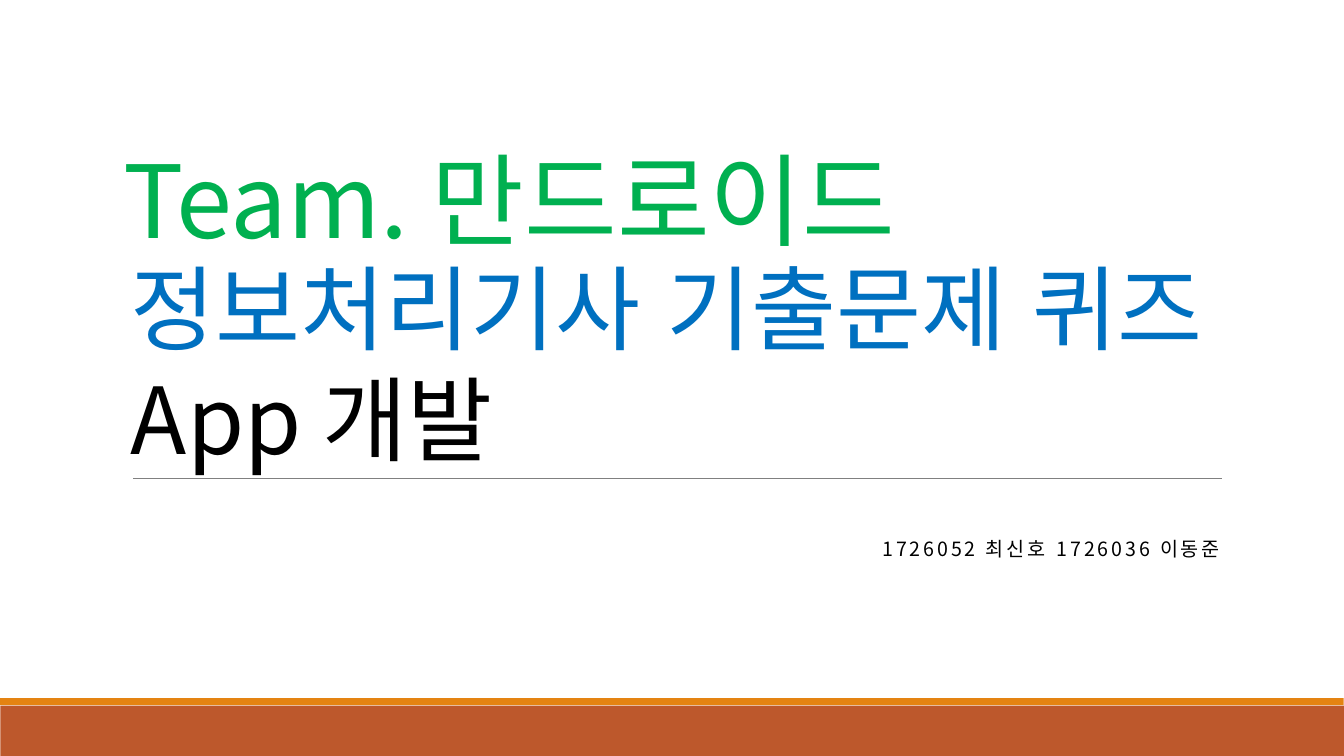
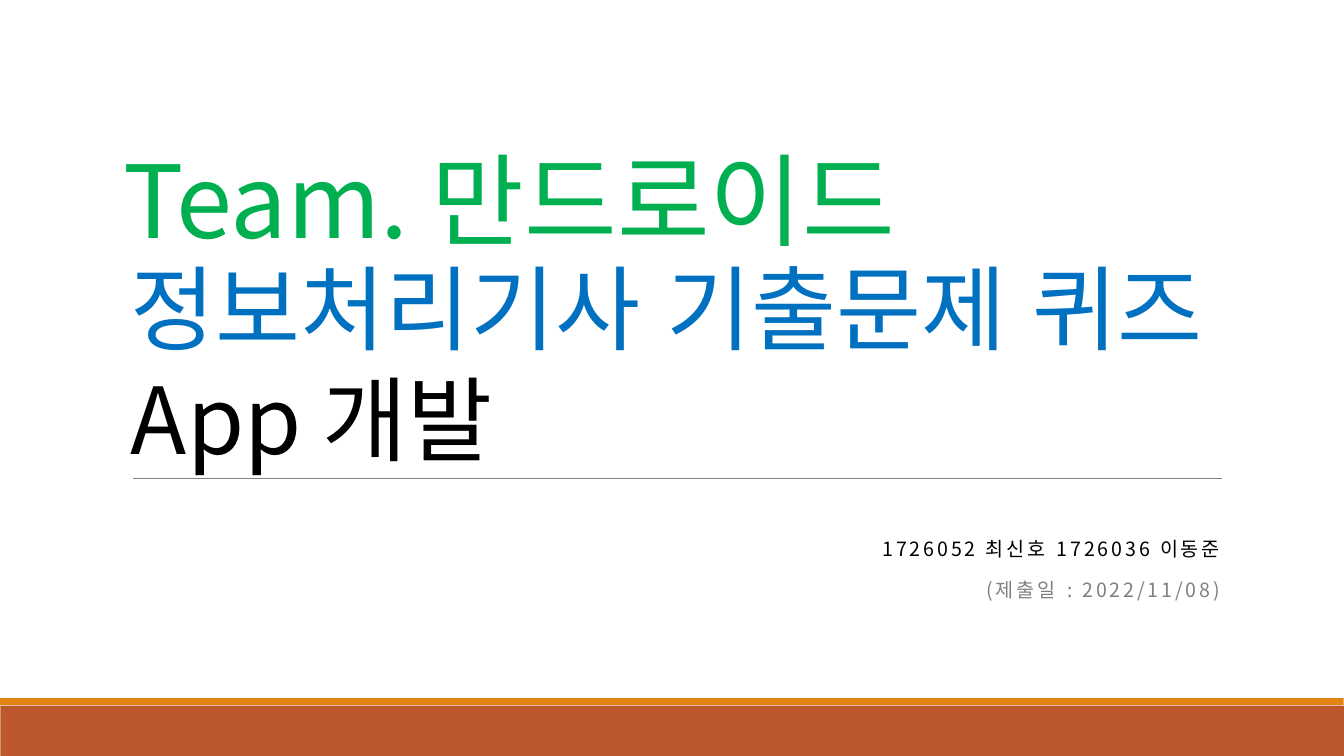
Before and after one commit to choisinho/software_gonghak, a slide deck: slide 1 of 팀 만드로이드_유즈케이스 다이어그램.pptx. Drawn at 1344x756 pixels with LibreOffice and Linux fonts; fonts in the diff are those of the drawing. Boxes give left, top, right and bottom in pixels: in the first picture for what was removed or moved away, otherwise in the second. Text is boxed around its words. In the diff, an @@ line names an element or a change of style, - is before the commit and + after.

```diff
--- a/팀 만드로이드_유즈케이스 다이어그램.pptx
+++ b/팀 만드로이드_유즈케이스 다이어그램.pptx
@@ subtitle at (987, 581, 1219, 601): paragraph added @@
+(제출일 : 2022/11/08)
```
Also in this commit, not shown: 1 other slide changed, 3 slides added, 1 other file.
